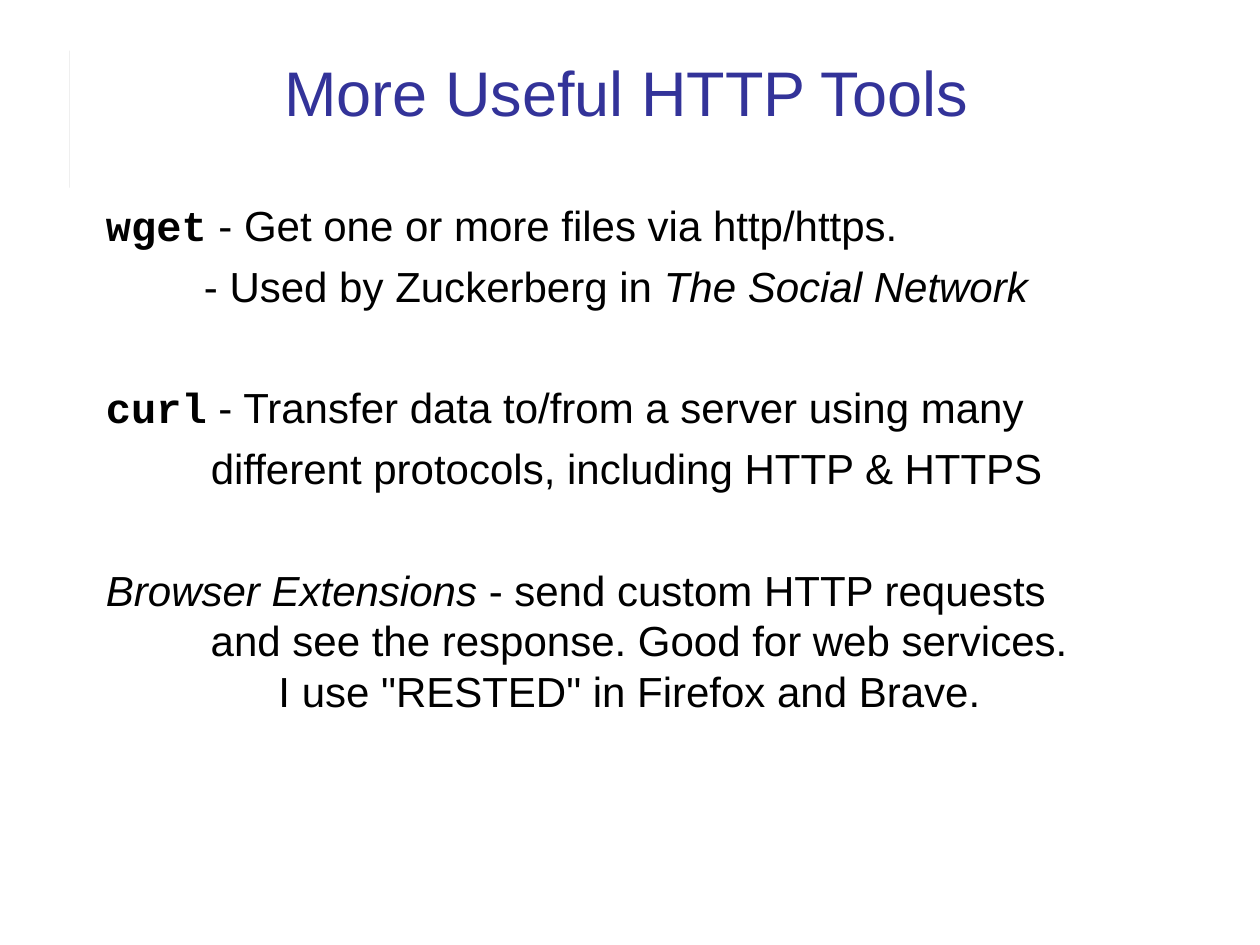
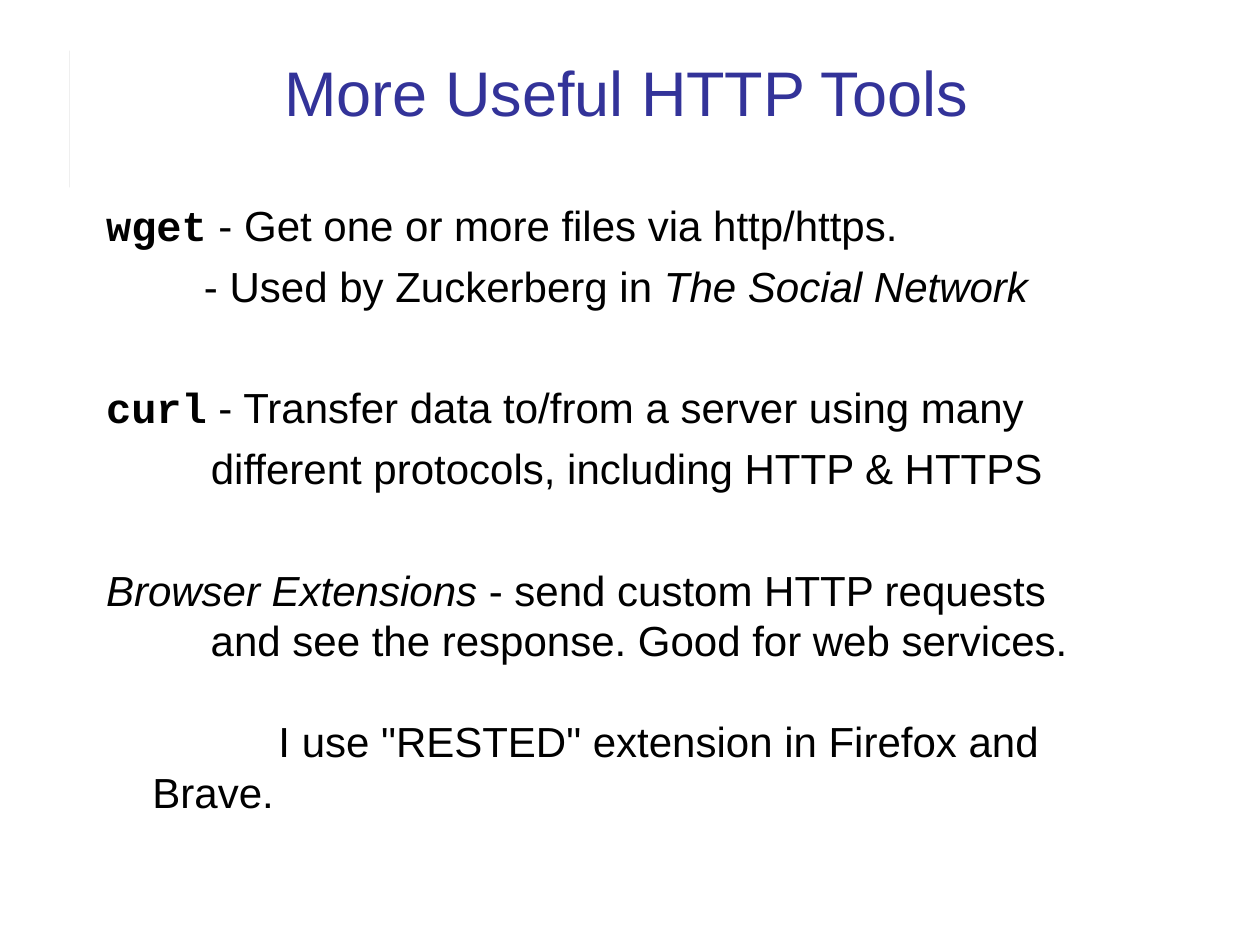
Before and after one commit to cpske/ISP, a slide deck: slide 32 of web/HTTP-in-Action.pptx. Drawn at 1260x945 pixels with LibreOffice and Linux fonts; fonts in the diff are those of the drawing. Boxes give left, top, right and bottom in pixels: in the first picture for what was removed or moved away, otherwise in the second. Text is boxed around its words. In the diff, an @@ line names an element or a change of style, - is before the commit and + after.

Commit message:
update to HTTP lab exercise

```diff
--- a/web/HTTP-in-Action.pptx
+++ b/web/HTTP-in-Action.pptx
@@ text at box(106, 575, 1068, 809): text changed @@
-Browser Extensions - send custom HTTP requests
-and see the response. Good for web services.
-I use "RESTED" in Firefox and Brave.
+Browser Extensions - send custom HTTP requests
+and see the response. Good for web services.
+I use "RESTED" extension in Firefox and Brave.
```
Also in this commit, not shown: 21 other slides changed, 7 other files.
